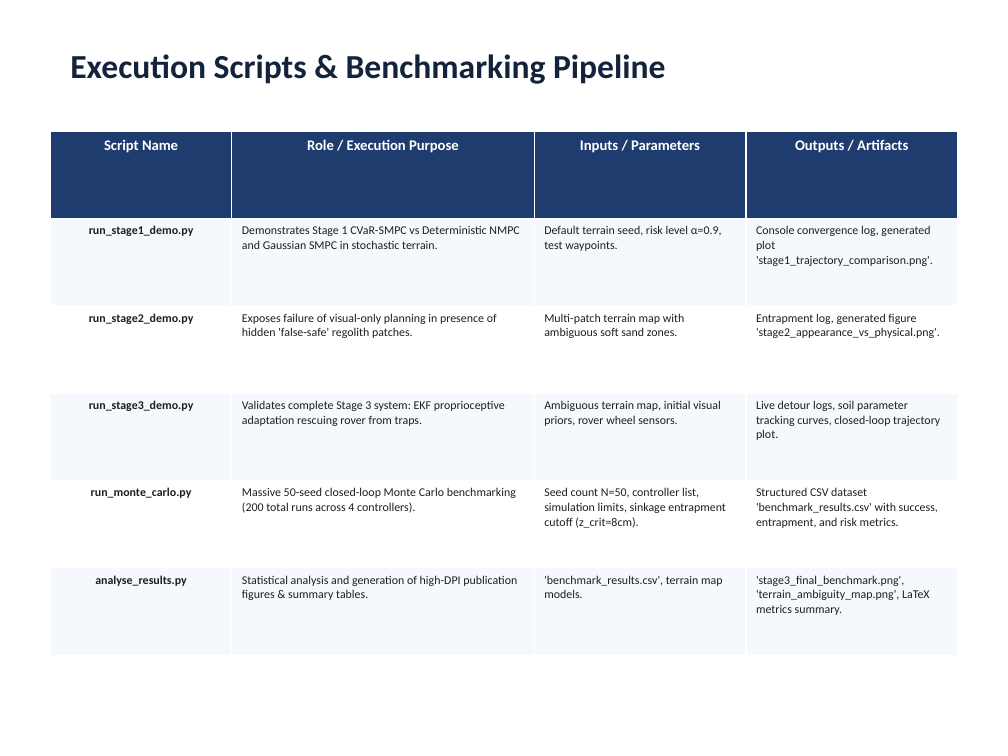
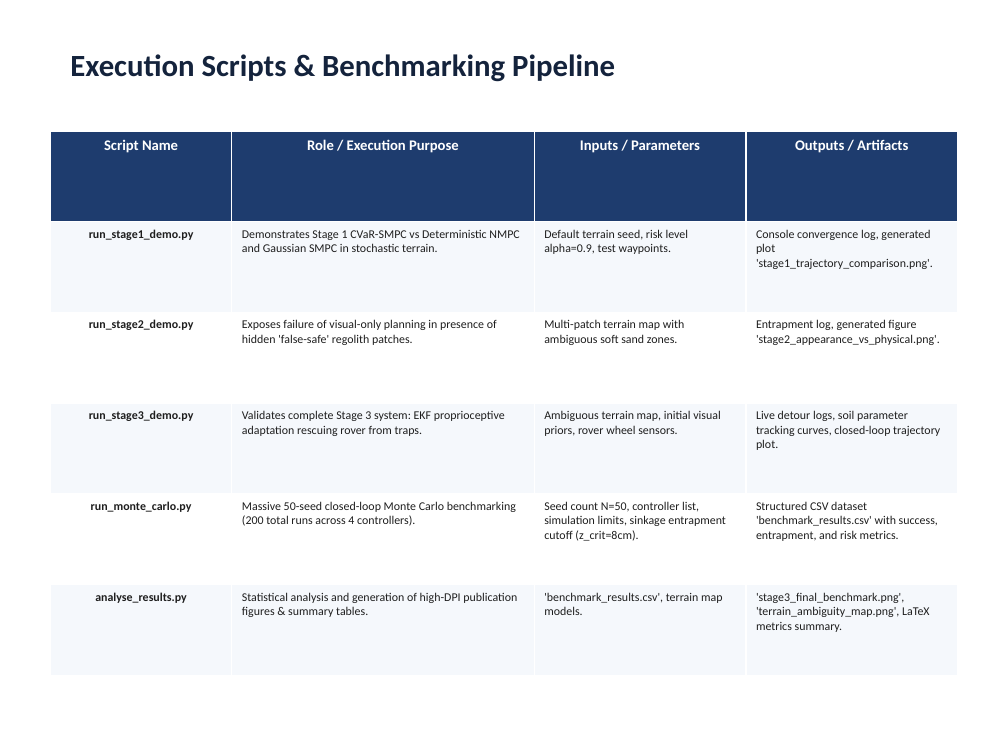
Before and after one commit to k-sushil78569/Terrarisk_EE650_Project, a slide deck: slide 9 of TerraRisk_Final_Presentation.pptx. Drawn at 1008x756 pixels with LibreOffice and Linux fonts; fonts in the diff are those of the drawing. Boxes give left, top, right and bottom in pixels: in the first picture for what was removed or moved away, otherwise in the second. Text is boxed around its words. In the diff, an @@ line names an element or a change of style, - is before the commit and + after.

```diff
--- a/TerraRisk_Final_Presentation.pptx
+++ b/TerraRisk_Final_Presentation.pptx
@@ text "Execution Scripts & Benchmarking Pipeline" at (x1=70, y1=54, x2=615, y2=82): size 24 to 22 pt @@
@@ table at (x1=50, y1=131, x2=958, y2=675) @@
-row 2, column 3: Default terrain seed, risk level α=0.9, test waypoints.
+row 2, column 3: Default terrain seed, risk level alpha=0.9, test waypoints.
```
Also in this commit, not shown: 6 other slides changed, 7 slides added, 2 slides removed, 12 other files.
